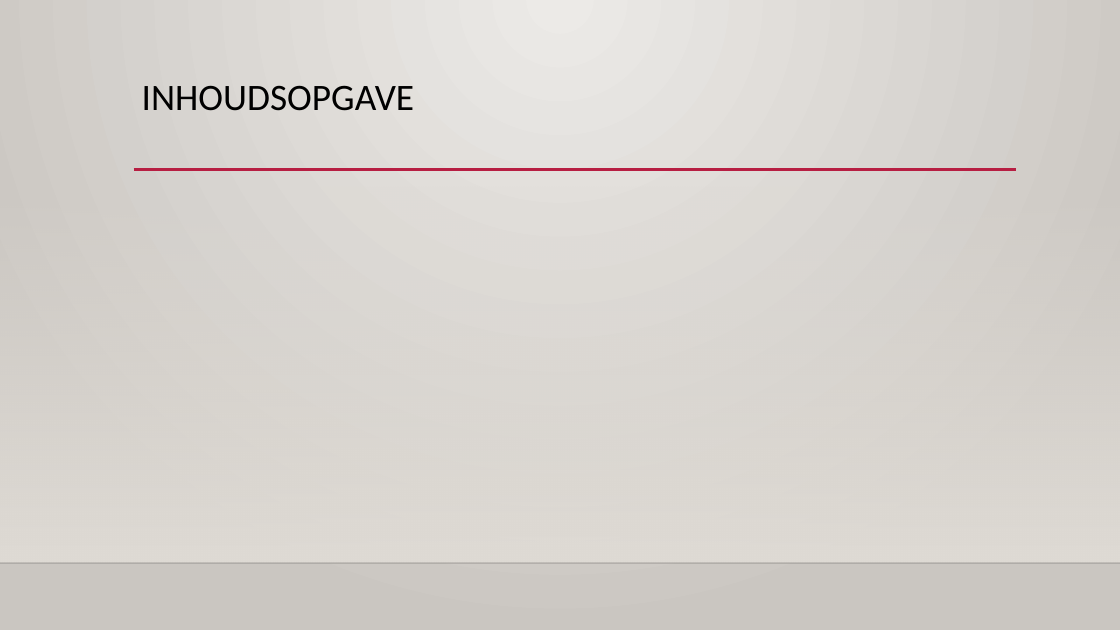
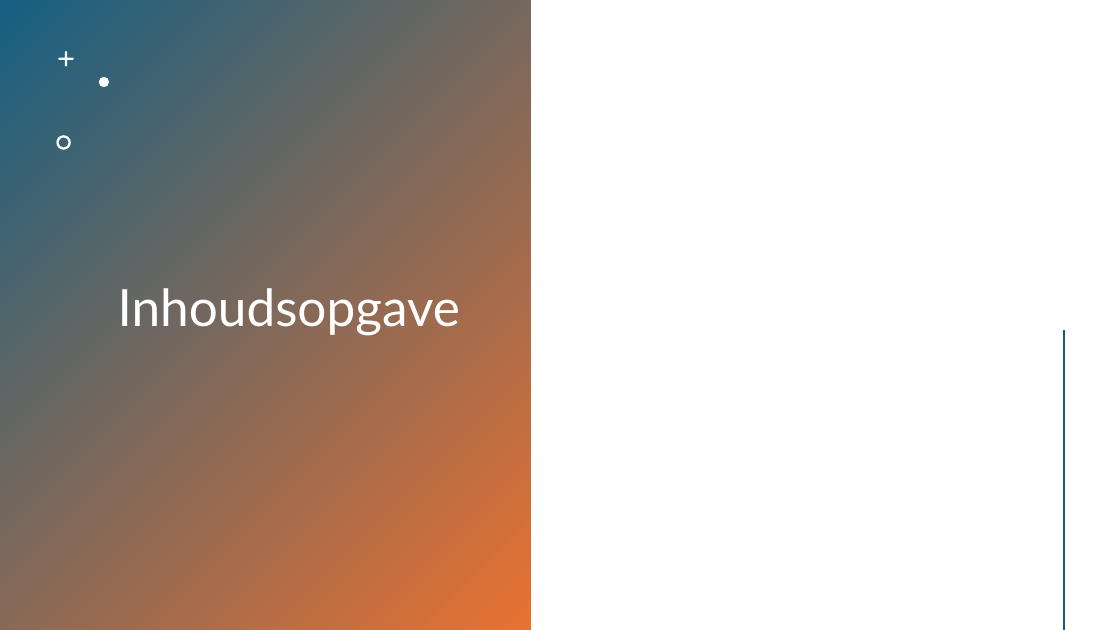
Before and after one commit to HANICA-DWA/project-sep23-klipspringer, a slide deck: slide 2 of groepsdocumenten/Presentatie - BKS.pptx. Drawn at 1120x630 pixels with LibreOffice and Linux fonts; fonts in the diff are those of the drawing; background and template pictures are left out. Boxes give left, top, right and bottom in pixels: in the first picture for what was removed or moved away, otherwise in the second. Text is boxed around its words. In the diff, an @@ line names an element or a change of style, - is before the commit and + after.

```diff
--- a/groepsdocumenten/Presentatie - BKS.pptx
+++ b/groepsdocumenten/Presentatie - BKS.pptx
@@ background gradient #ECEAE7 to #CAC7C1 to #FFFFFF @@
@@ rectangle added at (0,0,531,630), fill gradient #156082 to #E97132 @@
@@ freeform shape added at (58,51,74,67), fill #FFFFFF @@
@@ title "Inhoudsopgave" at (118,281,460,335): vertical alignment top to middle @@
@@ freeform shape added at (99,77,109,87), fill #FFFFFF @@
@@ freeform shape added at (56,135,71,150), fill #FFFFFF @@
@@ line removed from (134, 170) to (1017, 170) @@
@@ rectangle removed at (0,186,1120,563) @@
@@ title at (118,281,460,335): text changed; size 32 to 44 pt; font Calibri to Lato; text colour #000000 to #FFFFFF @@
-INHOUDSOPGAVE
+Inhoudsopgave
@@ line added from (1065, 332) to (1065, 629), #E97132 2 pt @@
@@ line removed from (0, 563) to (1120, 563) @@
```
Also in this commit, not shown: 6 other slides changed.
